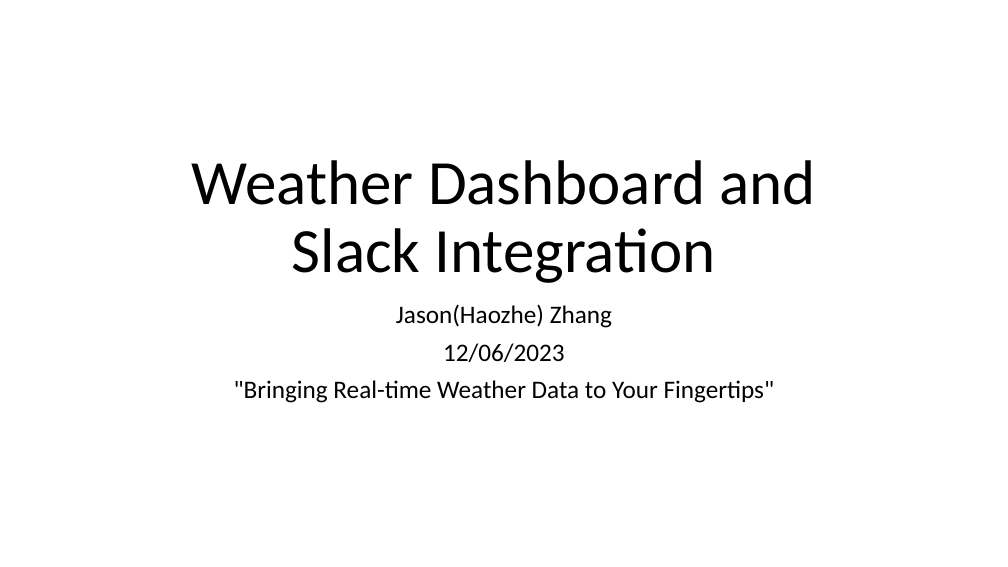
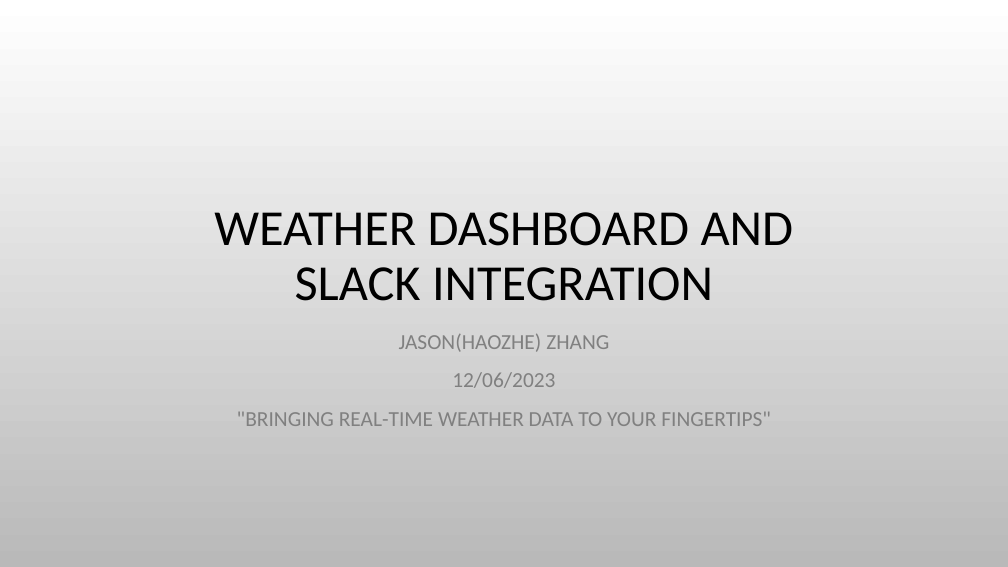
Before and after one commit to DFwJZ/weather_API, a slide deck: slide 1 of Brief_Walkthrough.pptx. Drawn at 1008x567 pixels with LibreOffice and Linux fonts; fonts in the diff are those of the drawing; background and template pictures are left out. Boxes give left, top, right and bottom in pixels: in the first picture for what was removed or moved away, otherwise in the second. Text is boxed around its words. In the diff, an @@ line names an element or a change of style, - is before the commit and + after.

```diff
--- a/Brief_Walkthrough.pptx
+++ b/Brief_Walkthrough.pptx
@@ background #FFFFFF to picture (left out) @@
@@ title at <box>214,212,794,301</box>: text changed; size 60 to 48 pt @@
-Weather Dashboard and Slack Integration
+WEATHER DASHBOARD AND SLACK INTEGRATION
@@ subtitle "JASON(HAOZHE) ZHANG": place and size @@
-subtitle "JASON(HAOZHE) ZHANG" at <box>234,304,775,403</box>
+subtitle "JASON(HAOZHE) ZHANG" at <box>237,334,771,426</box>
@@ subtitle at <box>399,334,609,352</box>: text changed; size 24 to 20.4 pt; text colour #000000 to #808080 @@
-Jason(Haozhe) Zhang
+JASON(HAOZHE) ZHANG
@@ subtitle at <box>452,372,555,388</box>: size 24 to 20.4 pt, text colour #000000 to #808080 in "12/06/2023"; line spacing 0.9 to 1.1 @@
@@ subtitle at <box>237,412,771,426</box>: text changed; size 24 to 20.4 pt; text colour #000000 to #808080 @@
-"Bringing Real-time Weather Data to Your Fingertips"
+"BRINGING REAL-TIME WEATHER DATA TO YOUR FINGERTIPS"
```
Also in this commit, not shown: 14 other slides changed, 1 slide added, 1 slide removed, 7 other files.
